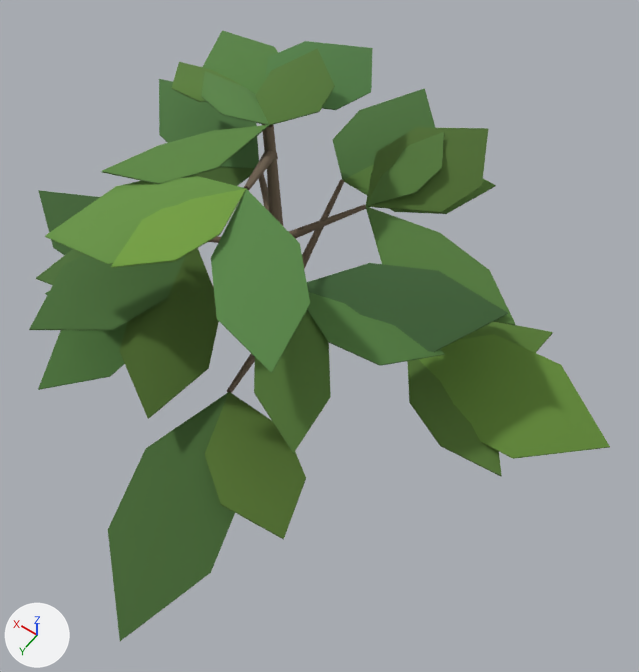
One commit to the glTF model styles/massif/carto/models/tree-layered.glb: the scene before it, then after it.
Camera for both pictures: a camera (50 mm lens) standing at (-7.14, 8.79, 17.63) and looking at (-1.02, 0.22, 4.16). Lighting does not change. The marker at lower left points along +X, +Y and +Z. The older version comes first. Vertices at exactly the same position are counted once.

Objects in the first picture: 'tree-layered'.
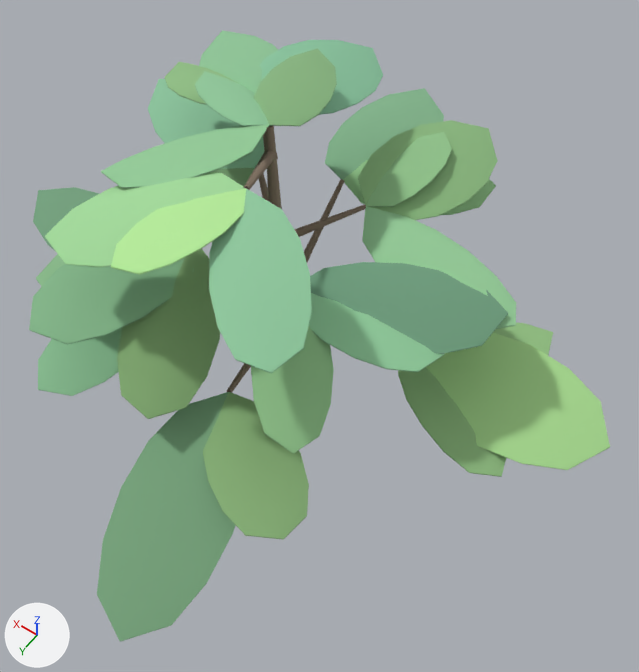
What differs and where, as boxes [x1, y1, x2, y2] in the pictures (639 x 672 px):
'tree-layered', reshaped: before [29, 31, 610, 641]; after [29, 30, 610, 642]
part 1 of me_tree_layered, built on: before [53, 41, 561, 572]; after [33, 35, 601, 625]
part 2 of me_tree_layered, recoloured: [29, 31, 610, 641] in both

The change, as a list of edits to the scene's bpy script:
```text
Change me_tree_layered:
    used by ob_tree_layered; location = (0.0, 0.0, 0.0)
    remove me_tree_layered.from_pydata(...)  # 585 vertices, 586 faces; spans x -6.61..5.44, y -6.28..6.68, z 0.0..8.76
    add me_tree_layered.from_pydata(...)  # 1125 vertices, 1306 faces; spans x -6.61..5.44, y -6.28..6.68, z 0.0..8.76
    me_tree_layered part 1: 360 vertices moved from x -5.31..4.25, y -5.15..5.55, z 3.75..8.76 to x -6.19..5.04, y -5.92..6.37, z 3.52..8.72; 540 vertices added at x -5.47..4.39, y -5.3..5.72, z 3.73..8.76
    me_tree_layered part 2: 346 kept faces spanning x -6.61..5.44, y -6.28..6.68, z 0.0..8.72 get new vertex colours
```
